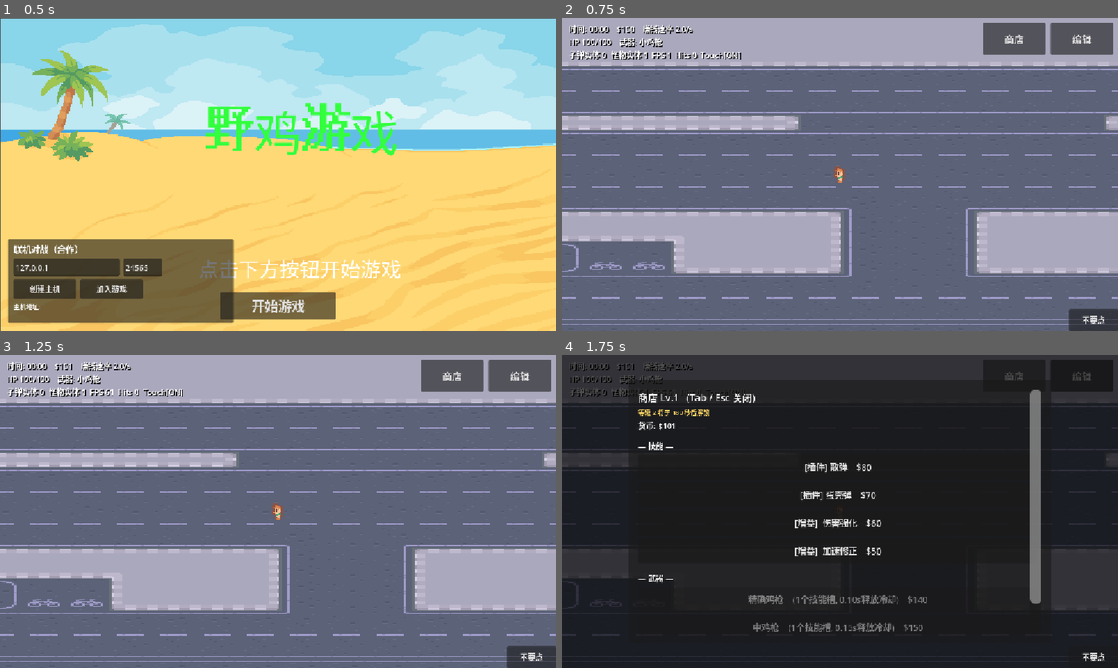
Above: before the commit, frames 1-4 (two rows, left to right).
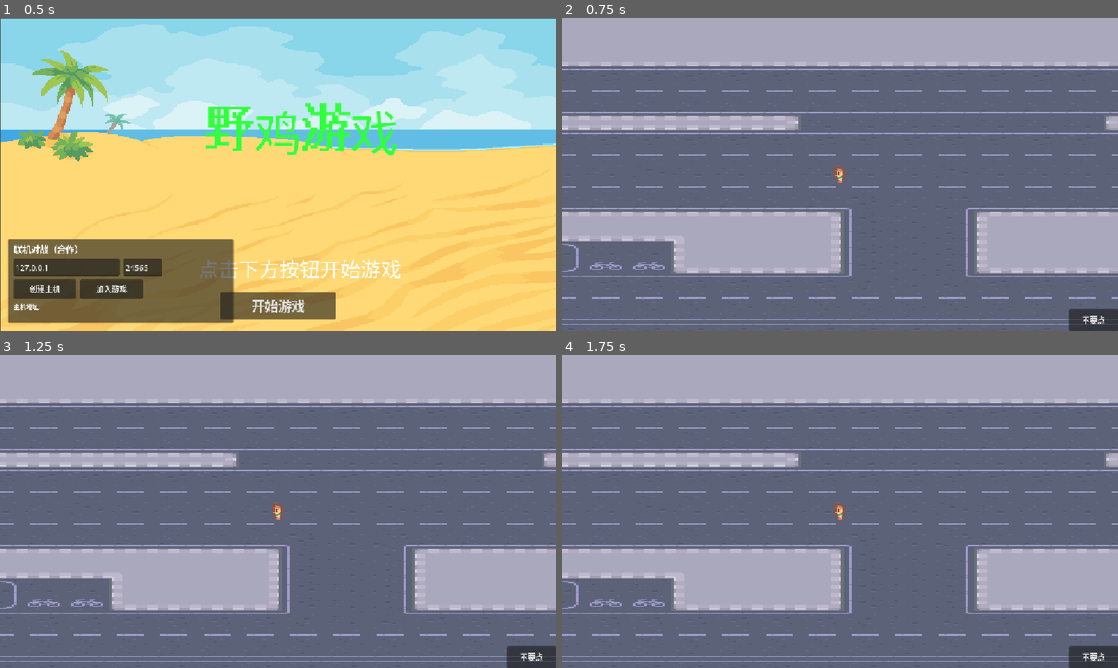
Above: after the commit, the same moments.

Repository: qwerasdf6/godot_yjgame
Game: Godot game, scene res://start.tscn
The game is run twice, just before and just after one commit, with the same random seed, the same clock (stepped at 60 frames per second) and the same inputs.
Inputs (mouse positions are in pixels of both pictures, inside the frame that each line leads up to):
- Up to frame 1 (0.5 s): no input
- Up to frame 2 (0.75 s): click "开始游戏" at 0.5 s
- Up to frame 3 (1.25 s): no input
- Up to frame 4 (1.75 s): click (1012, 376) at 1.25 s, where only the run before the commit has a clickable "商店"

Frame 1 is identical in both runs. In frame 2, 3.3% of the frame differs, in the area x 1-100%, y 1-14%; in frame 3, 3.3%; in frame 4, 100%, in the area x 0-100%, y 0-100%.
Error after the commit: Parse Error: Too many arguments for "spawn()" call. Expected at most 6 but received 7. (res://scripts/bullet_pool.gd:31)

Commit message:
Revert "fix: bullet.spawn 增加第 7 参数 pierce_count，与 BulletPool 调用对齐"
This reverts commit 4d990ab3c5836cd65711bbd992db6aff76ab249b.

Diff:
--- a/scripts/bullet.gd
+++ b/scripts/bullet.gd
@@ -10,7 +10,7 @@
 var prev_position: Vector2 = Vector2.ZERO
 var pool = null
 
-func spawn(pos: Vector2, vel: Vector2, dmg: float, life: float, color: Color, owner_pool, pierce_count := 0) -> void:
+func spawn(pos: Vector2, vel: Vector2, dmg: float, life: float, color: Color, owner_pool) -> void:
 	global_position = pos
 	prev_position = pos
 	velocity = vel
@@ -18,10 +18,6 @@
 	lifetime = life
 	modulate = color
 	pool = owner_pool
-	pierce = pierce_count
-	hit_enemies.clear()
-	# 穿透弹视觉上更大，割草感更强
-	scale = Vector2.ONE * clamp(1.0 + pierce_count * 0.12, 1.0, 3.0)
 	active = true
 	visible = true
 	set_process(true)
